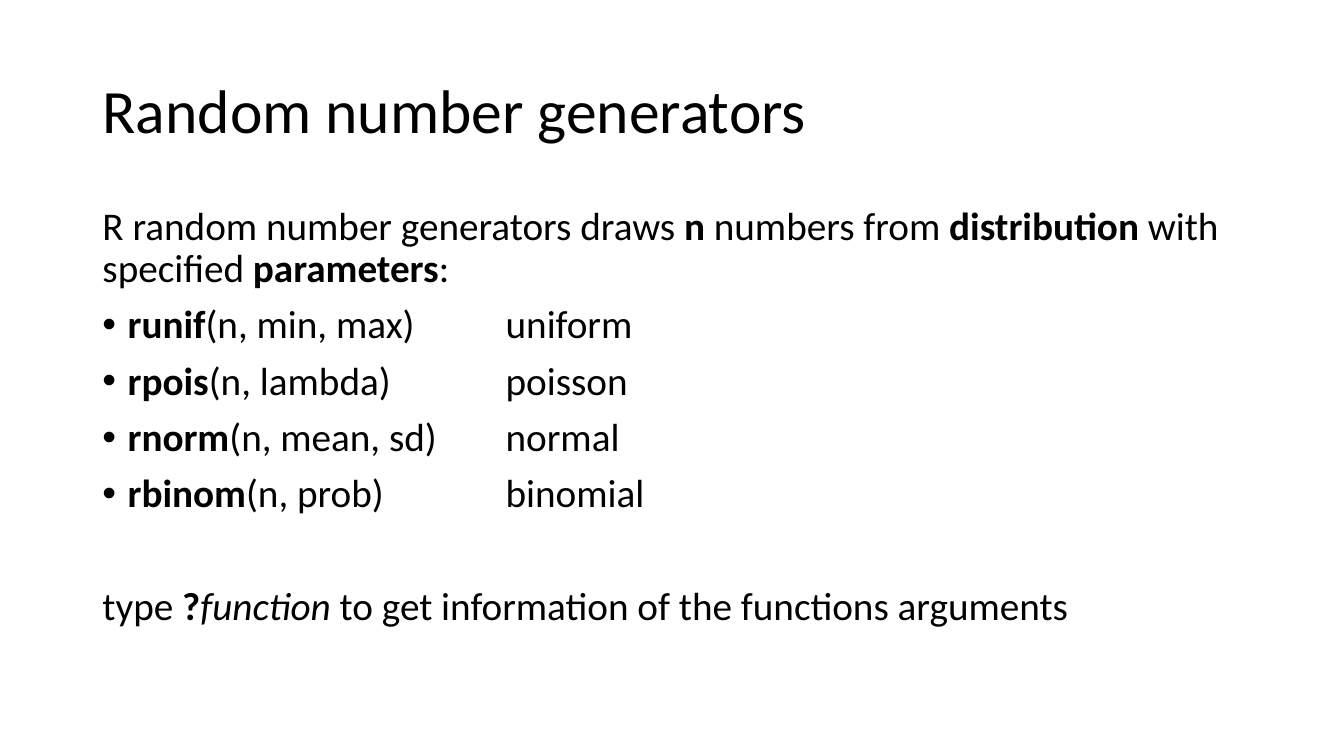
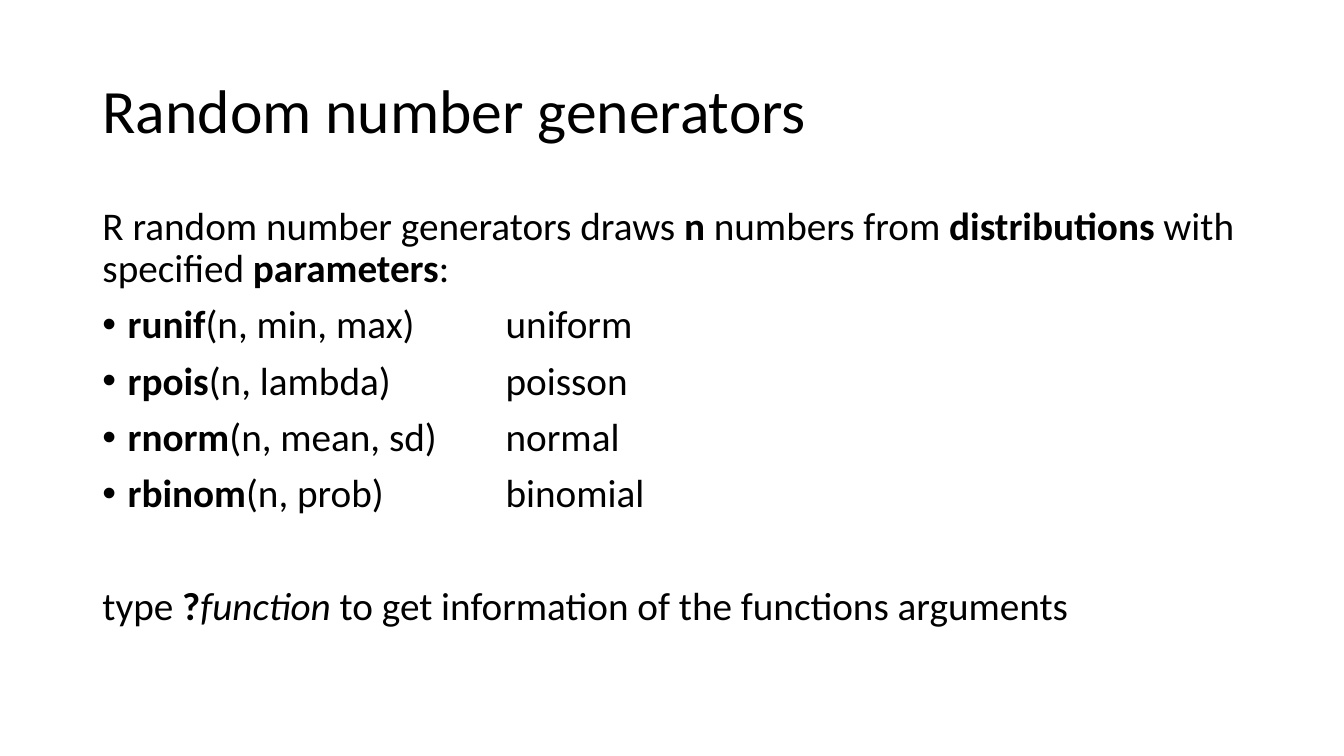
Before and after one commit to MalikaIhle/simulation_course, a slide deck: slide 7 of 6_Simulations.pptx. Drawn at 1344x756 pixels with LibreOffice and Linux fonts; fonts in the diff are those of the drawing. Boxes give left, top, right and bottom in pixels: in the first picture for what was removed or moved away, otherwise in the second. Text is boxed around its words. In the diff, an @@ line names an element or a change of style, - is before the commit and + after.

```diff
--- a/6_Simulations.pptx
+++ b/6_Simulations.pptx
@@ text at [102, 212, 1234, 289]: text changed @@
-R random number generators draws n numbers from distribution with specified parameters:
+R random number generators draws n numbers from distributions with specified parameters:
```
Also in this commit, not shown: 12 other slides changed, 4 slides added, 2 slides removed.
